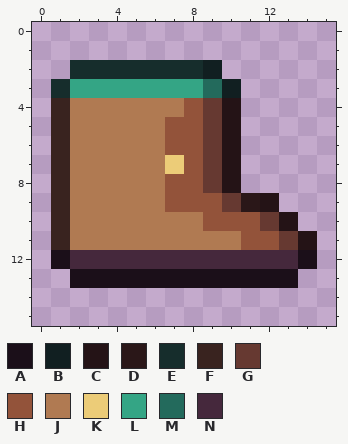
Pixel-art file -- resources/gfx/ui/icons/items/cleric_boots.aseprite. The picture above was drawn from the file before the commit.
16x16 pixels, 1 frame. Colours within 5 levels of each other are drawn and written as one.
Palette (. is transparent): A #1b0f19  B #111f21  C #241316  D #2a1718  E #162d2c  F #39231f  G #663931  H #93533a  J #b07a52  K #eccc78  L #34a585  M #236a5c  N #45283c
Pixels before, first column x 1:
 2 .EEEEEEEB.....
 3 ELLLLLLLMB....
 4 FJJJJJJHGC....
 5 FJJJJJHHGC....
 6 FJJJJJHHGC....
 7 FJJJJJKHGC....
 8 FJJJJJHHGC....
 9 FJJJJJHHHGDC..
10 FJJJJJJJHHHGC.
11 FJJJJJJJJJHHGC
12 ANNNNNNNNNNNNA
13 .AAAAAAAAAAAA.
After:
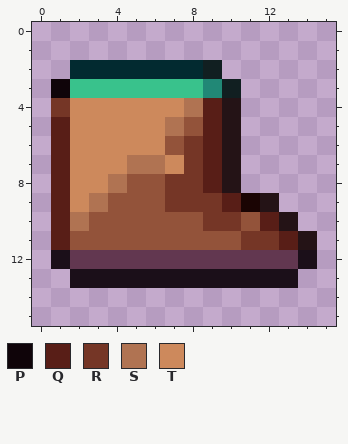
Colours new in this view: P #0f0409  Q #581e17  R #753626  S #b07352  T #cd895c
Edits made:
Colour D changes from #2a1718 to #1a0403.
Colour E changes from #162d2c to #022a30.
Colour L changes from #34a585 to #39c28c.
Colour M changes from #236a5c to #218876.
Colour N changes from #45283c to #623750.
The author changed colour J to colour H in row 8 at x 5 to 6; in row 9 at x 4 to 6; in row 10 at x 3 to 8; in row 11 at x 2 to 10.
The author changed colour E to colour P in row 3 at x 1.
The author changed colour F to colour Q in rows 5 to 11 at x 1.
The author changed colour G to colour Q in rows 4 to 8 at x 9; in row 9 at x 10; in row 10 at x 12; in row 11 at x 13.
The author changed colour F to colour R in row 4 at x 1.
The author changed colour H to colour R in rows 6 to 7 at x 8; in row 8 at x 7 to 8; in row 9 at x 7 to 9; in row 10 at x 9 to 10; in row 11 at x 11 to 12.
The author changed colour H to colour S in row 4 at x 8; in row 5 at x 7.
The author changed colour J to colour S in row 7 at x 5 to 6; in row 8 at x 4; in row 9 at x 3; in row 10 at x 2.
The author changed colour J to colour T in row 4 at x 2 to 7; in rows 5 to 6 at x 2 to 6; in row 7 at x 2 to 4; in row 8 at x 2 to 3; in row 9 at x 2.
The author changed colour K to colour T in row 7 at x 7.
Where, in picture pixels (left, top, right, bottom), the same in both pictures:
changed: (51, 60, 298, 269)
